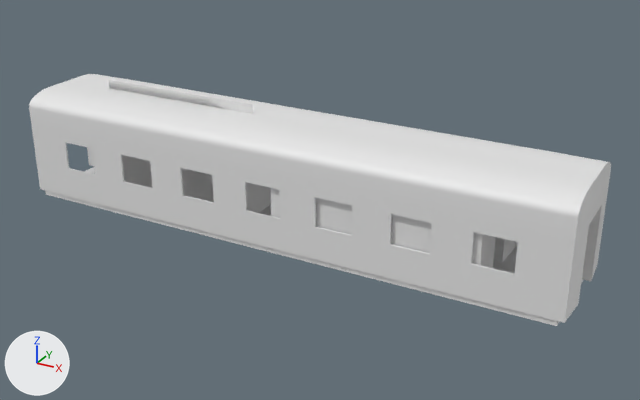
One commit to the OBJ model client/public/roomCar1.obj: the scene before it, then after it.
Both versions are drawn from a 50 mm lens placed at (7.32, -12.34, 6.74), pointed at (0.51, 0.05, 0.54). Every picture has the same lights, and +X, +Y and +Z are marked at lower left. Where no turn or scale is listed for an object, it has been applied to the vertices.
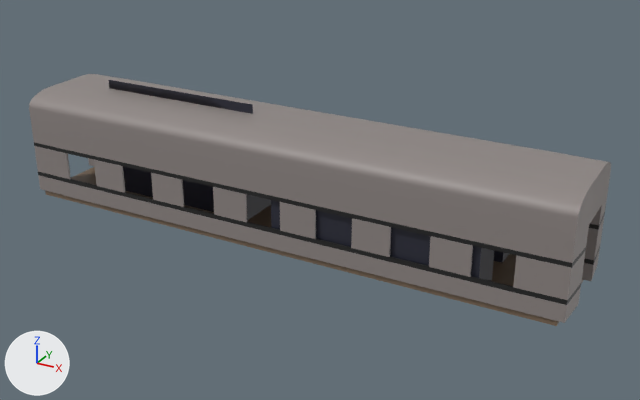
The change in detail:
Material 'Material.004' (mat_material_004) is new.
Its base color is (0.0148, 0.0148, 0.0148) (black #202020).
Material 'Material.003' (mat_material_003) is new.
Its base color is (0.276, 0.243, 0.233) (grey #8f8785).
Material 'Material.002' (mat_material_002) is new.
Its base color is (0.202, 0.141, 0.0931) (brown #7c6956).
Material 'Wall' (mat_wall) is new.
Its base color is (0.0228, 0.0244, 0.0413) (dark blue #2a2b39).
me_cube_001 has 158 vertices, 131 faces and spans x 0.14..3.77, y -0.96..-0.29, z 0.0..1.89.
me_cube_001 now uses material mat_wall (dark blue #2a2b39).
me_cube_002 has 164 vertices, 138 faces and spans x -4.02..-0.79, y -0.28..0.94, z -0.03..2.09.
me_cube_002 now uses material mat_wall (dark blue #2a2b39).
me_cube_003 has 200 vertices, 167 faces and spans x 0.11..3.74, y 0.34..1.01, z -0.05..1.89.
me_cube_003 now uses material mat_wall (dark blue #2a2b39).
me_floortop has 8 vertices, 6 faces and spans x -5.0..5.0, y -1.0..1.0, z -0.1..0.0.
me_floortop now uses material mat_material_002 (brown #7c6956).
me_top is used by ob_top; location (0.0, 0.0, 0.0).
me_top had 1988 vertices, 1918 faces and spanned x -5.15..5.15, y -1.03..1.03, z 0.0..1.92.
me_top now has 2132 vertices, 2062 faces and spans x -5.15..5.15, y -1.03..1.03, z 0.0..1.92.
me_top part 1: 32 vertices moved from x -5.15..5.15, y -1.02..1.02, z 0.59..1.11 to x -5.15..5.15, y -1.02..1.02, z 0.29..0.97; 112 vertices removed from x -4.28..4.32, y -1.03..1.03, z 0.59..1.11; 256 vertices added at x -5.15..5.15, y -1.03..1.03, z 0.29..0.97.
me_top part 2: 1698 faces spanning x -5.15..5.15, y -1.03..1.03, z 0.0..1.92 switch from no material to mat_material_003 (grey #8f8785).
me_top now uses material mat_material_004 (black #202020).

What differs and where, as boxes [x1, y1, x2, y2] in the pictures (640 x 400 px; the box of a moved part takes in the faces that stretch with it):
'Cube.001', recoloured (grey to black)
    both: [271, 188, 496, 281]
'Cube.002', recoloured (grey to black)
    both: [109, 80, 271, 220]
'FloorTop', recoloured (grey to brown)
    both: [45, 167, 583, 326]
'Cube.003', recoloured
    both: [494, 237, 515, 263]
part 1 of me_top, moved or reshaped
    both: [31, 125, 608, 323]
part 2 of me_top, recoloured (white to grey)
    both: [29, 74, 611, 241]
